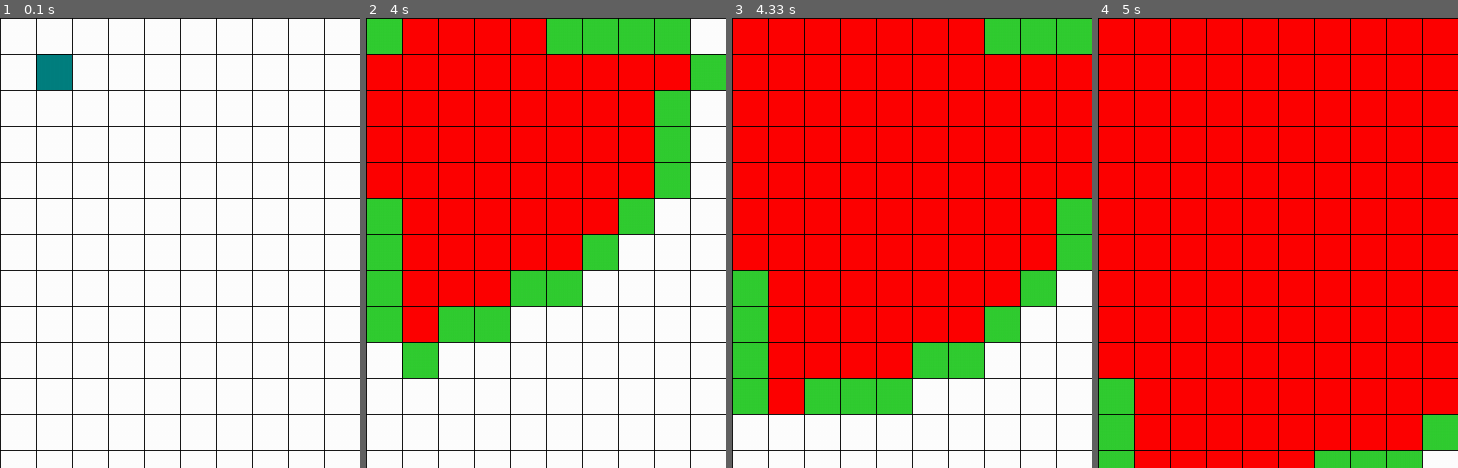
Above: before the commit, frames 1-4 (left to right).
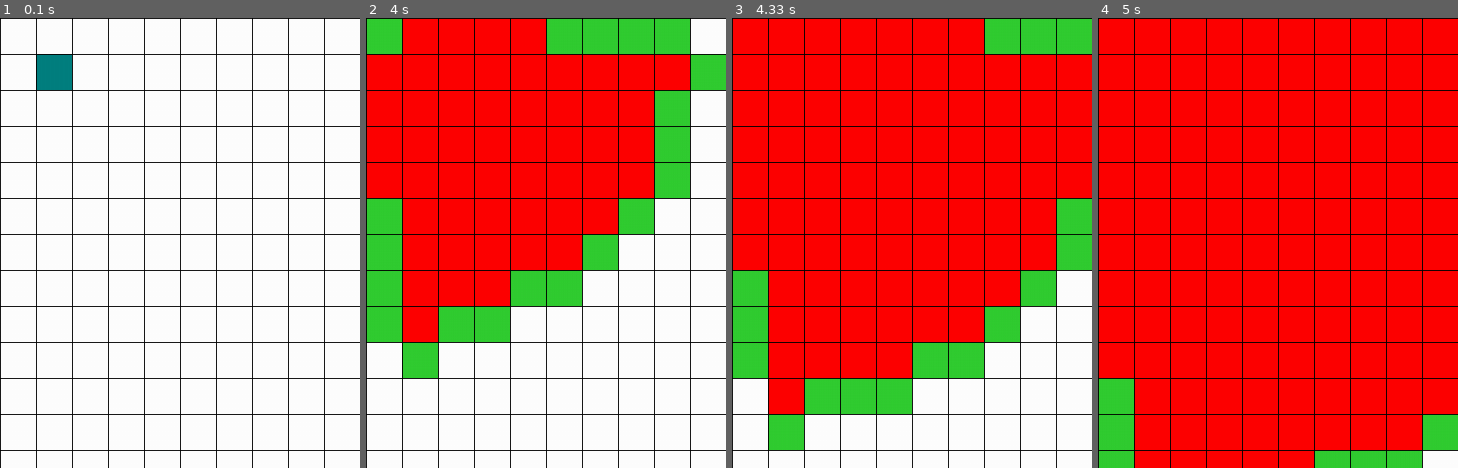
Above: after the commit, the same moments.

Repository: AllanMildzi/Pathfinder_pygame
Game: pygame game, started from main.py
The game is run twice, just before and just after one commit, with the same random seed, the same clock (stepped at 60 frames per second) and the same inputs.
Inputs (mouse positions are % of the whole screen's width and height, from its top left):
- Up to frame 1 (0.1 s): no input
- Up to frame 2 (4 s): click "Random" at 0.38 s; press the mouse at (64, 73) at 0.7 s; move the mouse to (41, 77) at 0.8 s; release the mouse at (19, 82) at 0.93 s; press the mouse at (39, 89) at 1.03 s; move the mouse to (49, 76) at 1.13 s; release the mouse at (58, 63) at 1.27 s; click "Generate" at 1.38 s; press the mouse at (39, 89) at 2.27 s; move the mouse to (39, 75) at 2.37 s; release the mouse at (38, 60) at 2.5 s; press the mouse at (39, 89) at 2.6 s; move the mouse to (44, 87) at 2.7 s; release the mouse at (48, 85) at 2.83 s; press the mouse at (64, 95) at 2.93 s; move the mouse to (76, 73) at 3.03 s; release the mouse at (88, 50) at 3.17 s; click "Generate" at 3.28 s
- Up to frame 3 (4.33 s): no input
- Up to frame 4 (5 s): no input
The pictures show only the part of the screen within x 0-50%, y 0-50%; the shares and areas given below are measured in that part.

Frames 1-2 are identical in both runs. In frame 3, 1.5% of the frame differs, in the area x 0-20%, y 80-96%; in frame 4, nothing differs.

Commit message:
partially fixed the cutting corner problem while using diagonal movements

Diff:
--- a/main.py
+++ b/main.py
@@ -144,6 +144,16 @@
     for node in path:
         node.draw(color, node.get_node_rect(width))
 
+def is_within_grid(graph, position): # Cheking if the node is within the grid
+    if (position[0] > len(graph) -1 or
+        position[0] < 0 or
+        position[1] > len(graph[len(graph) -1]) -1 or
+        position[1] < 0):
+
+        return 0
+
+    return 1
+
 
 def freeze(ms): # Freezing the program
     i = 0
@@ -185,11 +195,12 @@
     max_iterations = (len(graph) // 2) ** 10 # Set a max iteration in case the algorithm takes too long to find a path
     neighbors = set()
 
+    possible_moves = [(0, 1), (1, 0), (0, -1), (-1, 0)]
+    diagonal_moves = []
+
     # All possible moves depending on the "allow_diagonal" variable
     if allow_diagonal:
-        possible_moves = [(0, 1), (0, -1), (1, 0), (-1, 0), (1, 1), (-1, 1), (-1, -1), (1, -1)]
-    else:
-        possible_moves = [(0, 1), (0, -1), (1, 0), (-1, 0)]
+        diagonal_moves = [(1, 1), (-1, 1), (-1, -1), (1, -1)]
 
     while len(open_list) > 0:
         current_iteration += 1
@@ -214,21 +225,28 @@
 
         children = [] # Lists containing every reachable neighbors nodes
 
-        for new_position in possible_moves: # Iterating through every possible moves
+        for new_position in possible_moves + diagonal_moves: # Iterating through every possible moves
             node_position = (current_node.position[0] + new_position[0], current_node.position[1] + new_position[1])
             if node_position in neighbors: # Checking if the current neighbour has already been calculated in previous iterations
                 continue
             else:
                 neighbors.add(node_position)
 
-            if (node_position[0] > len(graph) -1 or # Checking if it's within the grid
-                node_position[0] < 0 or
-                node_position[1] > len(graph[len(graph) -1]) -1 or
-                node_position[1] < 0):
+            if is_within_grid(graph, node_position) == 0:
                 continue
 
             if graph[node_position[0]][node_position[1]] != "empty": # Has to be an empty node
                 continue
+
+            if new_position in diagonal_moves: # Prevention for the corner cut problem
+                counter = 0
+                for straight_move in possible_moves:
+                    if is_within_grid(graph, (node_position[0] + straight_move[0], node_position[1] + straight_move[1])) == 0:
+                        continue
+                    if graph[node_position[0]+straight_move[0]][node_position[1]+straight_move[1]] != "empty":
+                        counter += 1
+                if counter > 1:
+                    continue
 
             new_node = Node(current_node, node_position) # Creating a new Node object
             new_node.draw(LIME, new_node.get_node_rect(node_width))
